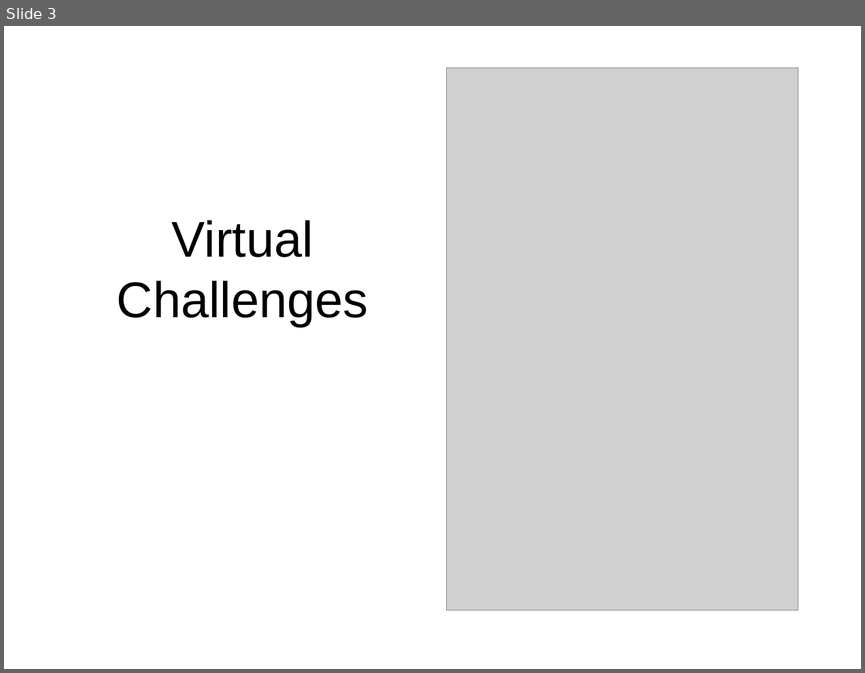
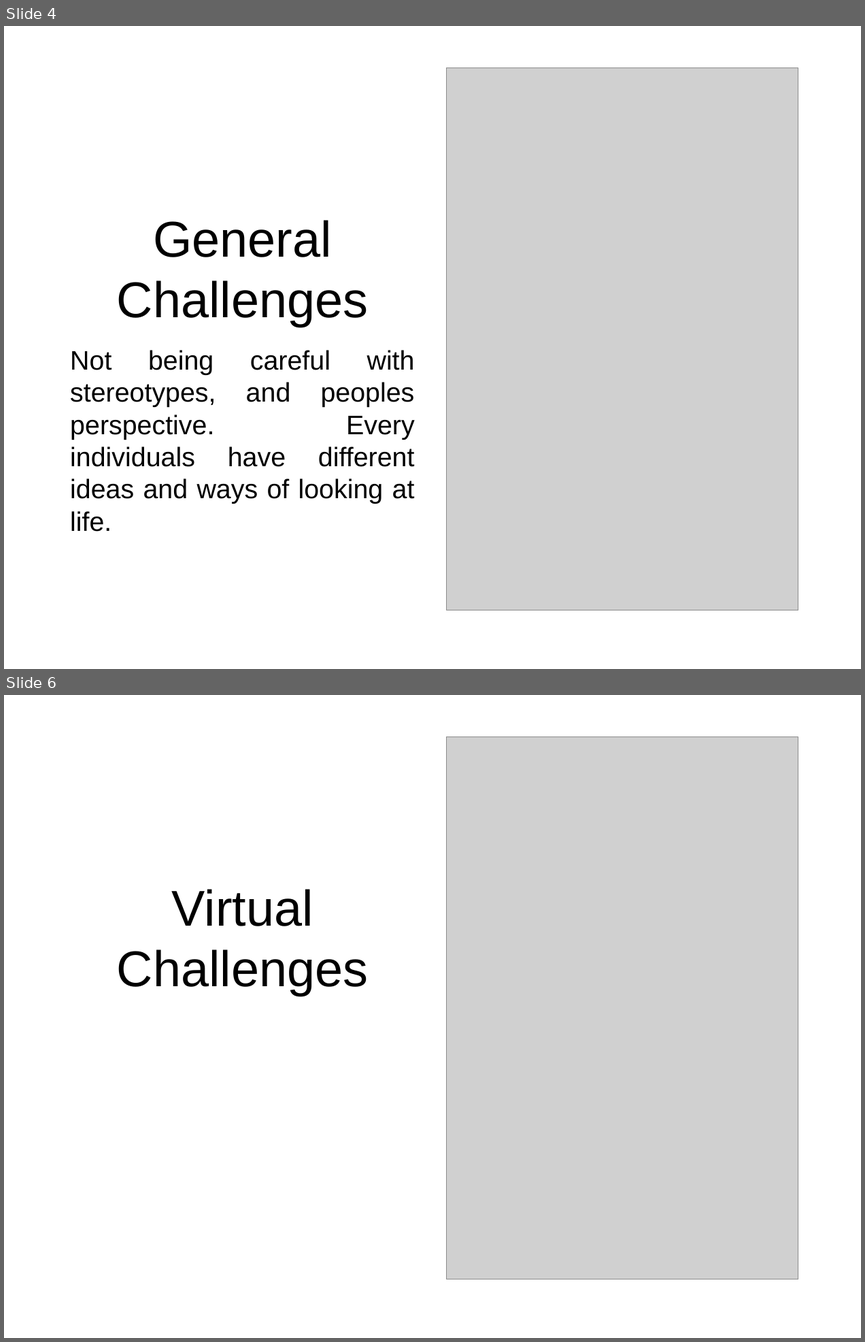
Before and after one commit to samiuljahan/IPM17, a slide deck: PPT.pptx. Shown one above the other, each under a label of ours: slide 3 before the commit, slides 4 and 6 after it; the slides between them are not shown. The pictures are 865x673 and 865x1342 pixels, drawn with LibreOffice and Linux fonts; fonts in the diff are those of the drawing; grey boxes stand for pictures. Boxes give left, top, right and bottom in pixels: in the first picture for what was removed or moved away, otherwise in the second. Text is boxed around its words. In the diff, an @@ line names an element or a change of style, - is before the commit and + after.

Commit message:
Updated the 'general challenges' section. Will be updated further

```diff
--- a/PPT.pptx
+++ b/PPT.pptx
@@ slide 4 added at bbox=[4, 26, 861, 669], background #FFFFFF @@
@@ picture added at bbox=[447, 67, 798, 610] @@
@@ title added at bbox=[117, 220, 368, 326], 60 pt, text #000000 @@
+General Challenges
@@ text added at bbox=[70, 350, 415, 531], 32 pt, text #000000 @@
+Not being careful with stereotypes, and peoples perspective. Every individuals have different ideas and ways of looking at life.
@@ what was slide 3 is now slide 6 @@
```
Also in this commit, not shown: 2 slides changed, 2 other slides added.
